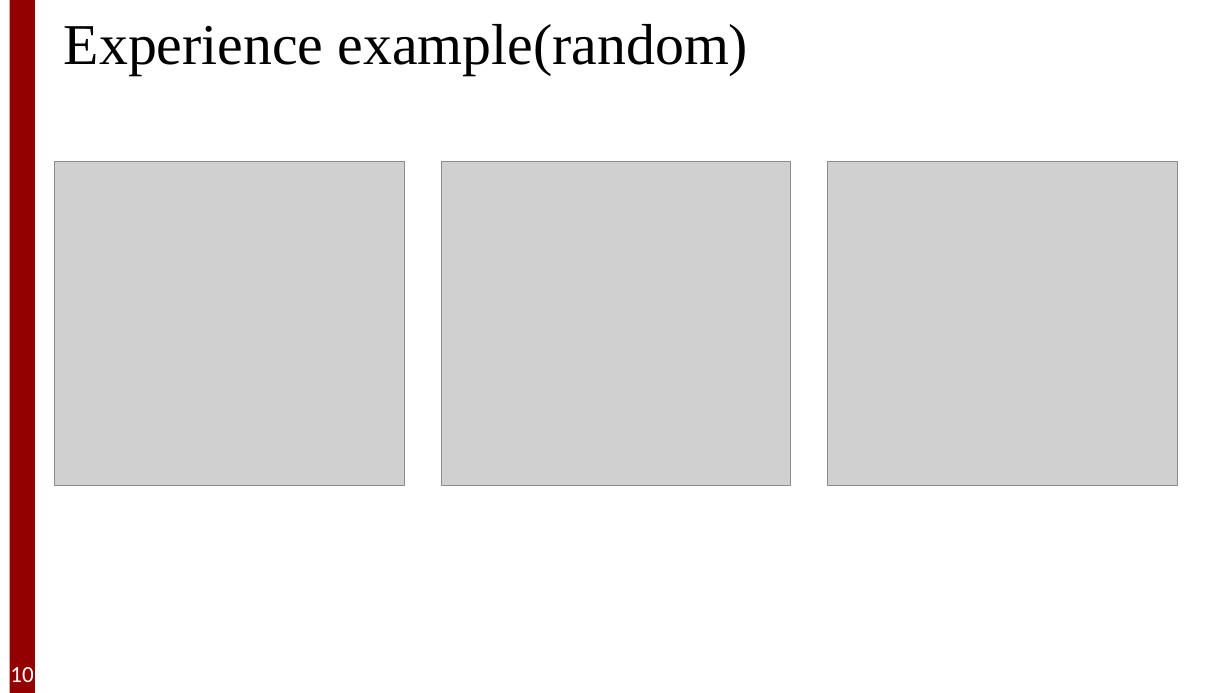
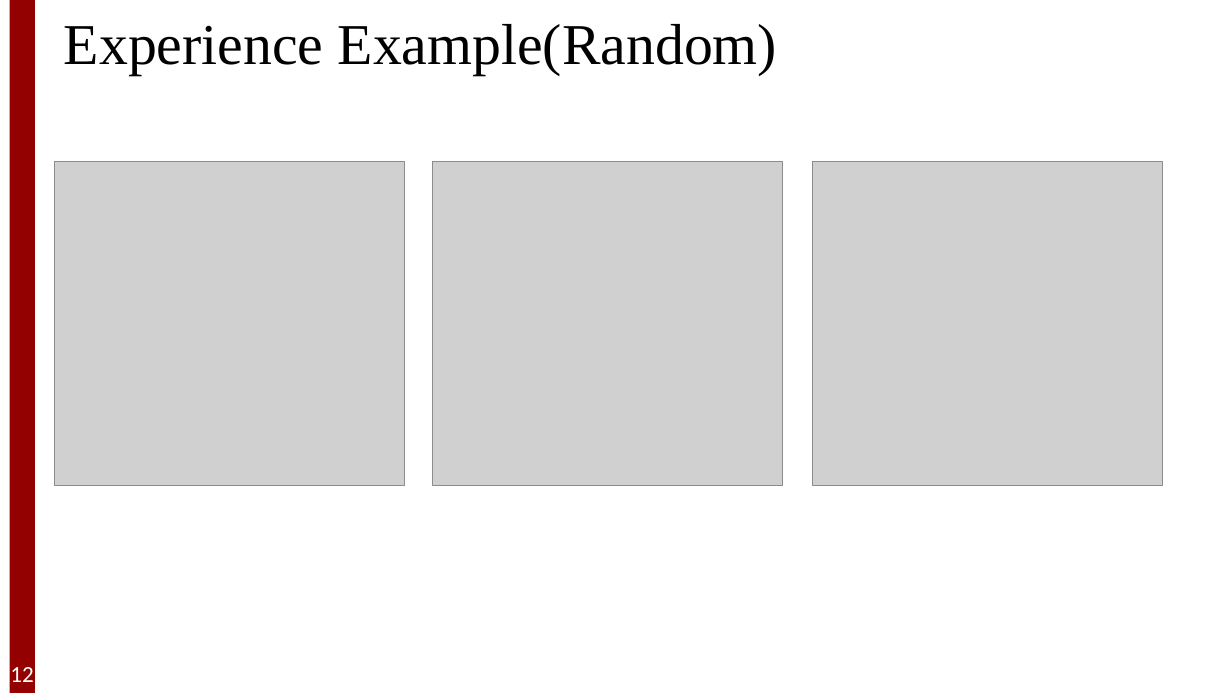
Before and after one commit to Xiaoshan-jun/riskmap, a slide deck: slide 12 of presentation_scitech2024.pptx (slide 10 before the commit). Drawn at 1232x693 pixels with LibreOffice and Linux fonts; fonts in the diff are those of the drawing; grey boxes stand for pictures; background and template pictures are left out. Boxes give left, top, right and bottom in pixels: in the first picture for what was removed or moved away, otherwise in the second. Text is boxed around its words. In the diff, an @@ line names an element or a change of style, - is before the commit and + after.

```diff
--- a/presentation_scitech2024.pptx
+++ b/presentation_scitech2024.pptx
@@ text at [64,24,777,76]: text changed @@
-Experience example(random)
+Experience Example(Random)
@@ picture: place and size @@
-picture at [442,162,791,486]
+picture at [433,162,782,486]
@@ picture: place and size @@
-picture at [828,162,1177,486]
+picture at [813,162,1163,486]
@@ page number at [10,667,33,682]: text changed @@
-10
+12
```
Also in this commit, not shown: 8 other slides changed, 2 slides added.
